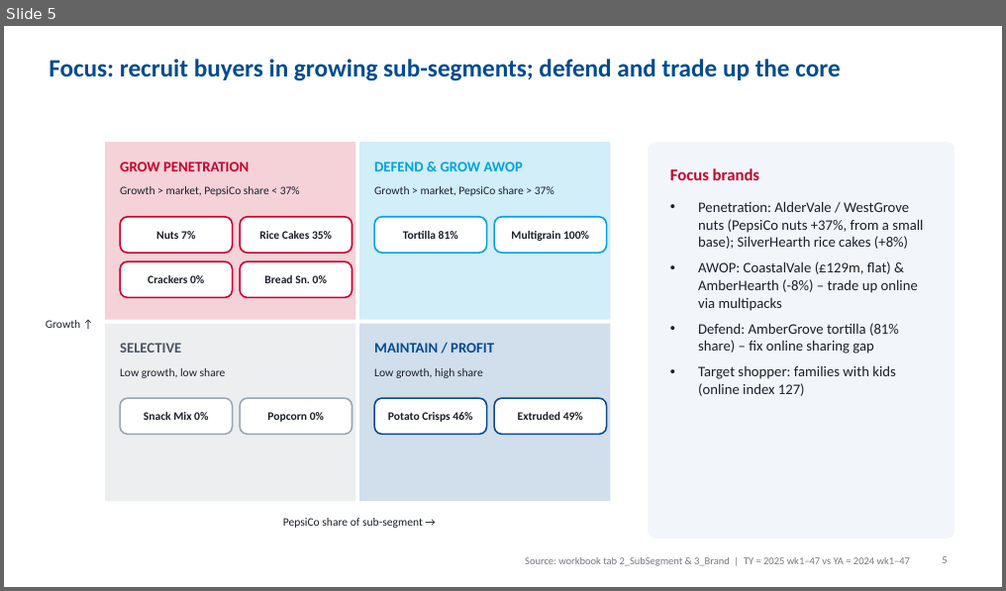
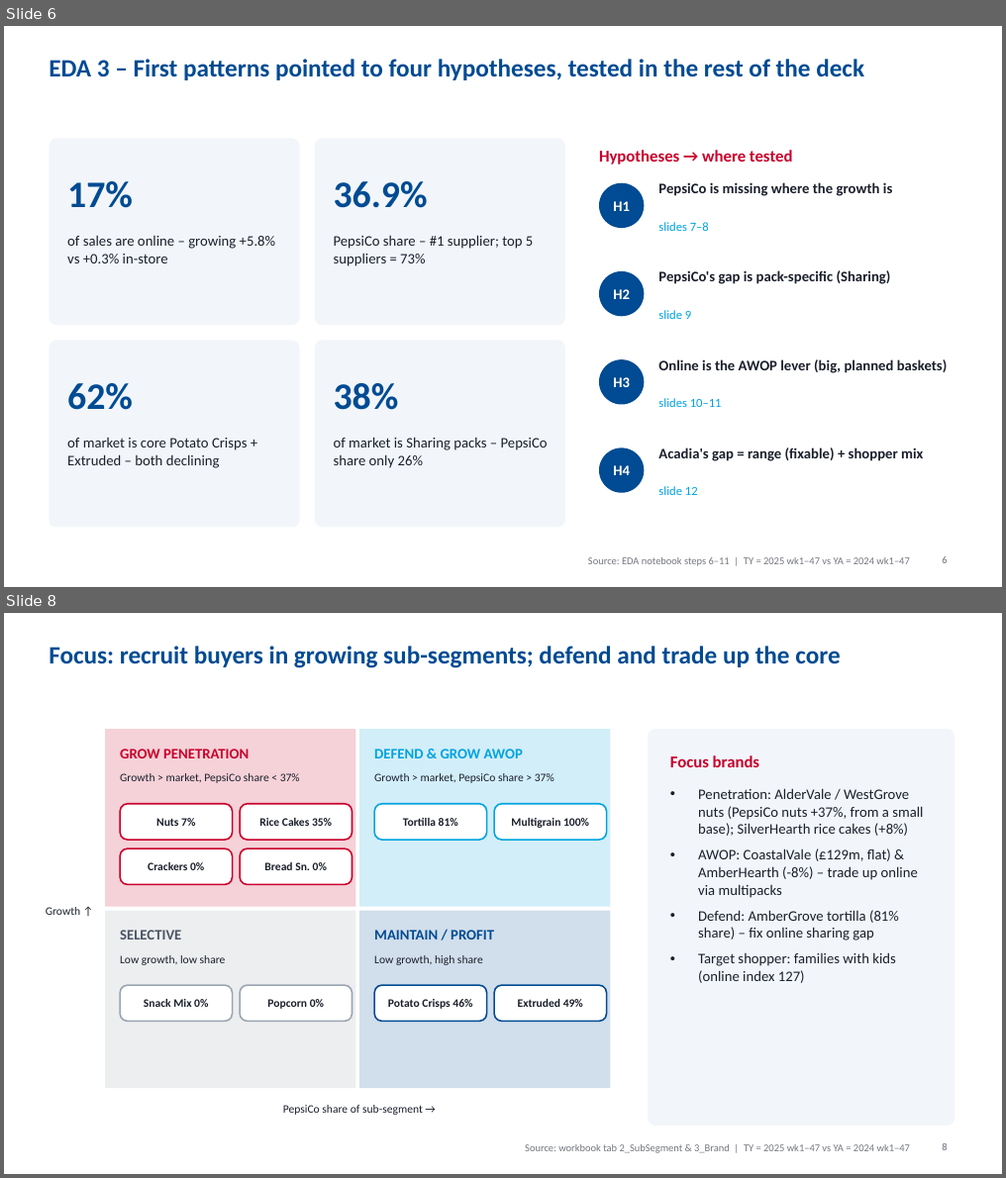
Before and after one commit to harshjunekumar/test-sample, a slide deck: case_study/PepsiCo_Savoury_Case_Study_Deck.pptx. Shown one above the other, each under a label of ours: slide 5 before the commit, slides 6 and 8 after it; the slides between them are not shown. The pictures are 1006x591 and 1006x1178 pixels, drawn with LibreOffice and Linux fonts; fonts in the diff are those of the drawing. Boxes give left, top, right and bottom in pixels: in the first picture for what was removed or moved away, otherwise in the second. Text is boxed around its words. In the diff, an @@ line names an element or a change of style, - is before the commit and + after.

```diff
--- a/case_study/PepsiCo_Savoury_Case_Study_Deck.pptx
+++ b/case_study/PepsiCo_Savoury_Case_Study_Deck.pptx
@@ slide 6 added at [4,26,1002,587], background #FFFFFF @@
@@ title added at [49,59,864,80], 24 pt, text #004B93, bold @@
+EDA 3 – First patterns pointed to four hypotheses, tested in the rest of the deck
@@ rounded rectangle added at [49,138,300,325], fill #F2F6FA @@
@@ rounded rectangle added at [315,138,565,325], fill #F2F6FA @@
@@ text added at [599,150,793,165], 16 pt, text #C9002B, bold @@
+Hypotheses → where tested
@@ text added at [67,181,133,208], 36 pt, text #004B93, bold @@
+17%
@@ text added at [334,181,428,208], 36 pt, text #004B93, bold @@
+36.9%
@@ ellipse added at [599,183,645,228], fill #004B93 @@
@@ text added at [613,201,630,211], 14 pt, text #FFFFFF, bold @@
+H1
@@ text added at [658,182,892,196], 14 pt, text #1A1F2B, bold @@
+PepsiCo is missing where the growth is
@@ text added at [658,222,709,231], 12 pt, text #00A3E0 @@
+slides 7–8
@@ text added at [67,236,275,264], 14 pt, text #1A1F2B @@
+of sales are online – growing +5.8% vs +0.3% in-store
@@ text added at [334,235,533,267], 14 pt, text #1A1F2B @@
+PepsiCo share – #1 supplier; top 5 suppliers = 73%
@@ ellipse added at [599,272,645,316], fill #004B93 @@
@@ text added at [613,289,630,299], 14 pt, text #FFFFFF, bold @@
+H2
@@ text added at [658,271,891,284], 14 pt, text #1A1F2B, bold @@
+PepsiCo's gap is pack-specific (Sharing)
@@ text added at [658,310,691,319], 12 pt, text #00A3E0 @@
+slide 9
@@ rounded rectangle added at [49,341,300,528], fill #F2F6FA @@
@@ rounded rectangle added at [315,341,565,528], fill #F2F6FA @@
@@ ellipse added at [599,360,645,405], fill #004B93 @@
@@ text added at [613,377,630,387], 14 pt, text #FFFFFF, bold @@
+H3
@@ text added at [658,360,947,373], 14 pt, text #1A1F2B, bold @@
+Online is the AWOP lever (big, planned baskets)
@@ text added at [67,383,133,410], 36 pt, text #004B93, bold @@
+62%
@@ text added at [334,383,399,410], 36 pt, text #004B93, bold @@
+38%
@@ text added at [658,398,722,407], 12 pt, text #00A3E0 @@
+slides 10–11
@@ text added at [67,438,248,469], 14 pt, text #1A1F2B @@
+of market is core Potato Crisps + Extruded – both declining
@@ text added at [334,437,548,469], 14 pt, text #1A1F2B @@
+of market is Sharing packs – PepsiCo share only 26%
@@ ellipse added at [599,448,645,493], fill #004B93 @@
@@ text added at [613,466,630,475], 14 pt, text #FFFFFF, bold @@
+H4
@@ text added at [658,448,923,462], 14 pt, text #1A1F2B, bold @@
+Acadia's gap = range (fixable) + shopper mix
@@ text added at [658,486,698,495], 12 pt, text #00A3E0 @@
+slide 12
@@ text added at [588,558,909,567], 10 pt, text #1A1F2B at 60% opacity @@
+Source: EDA notebook steps 6–11 | TY = 2025 wk1–47 vs YA = 2024 wk1–47
@@ page number added at [942,557,946,564], 10 pt, text #6B7280 @@
+6
@@ what was slide 5 is now slide 8 @@
```
Also in this commit, not shown: 4 slides changed, 2 other slides added, 2 other files.
